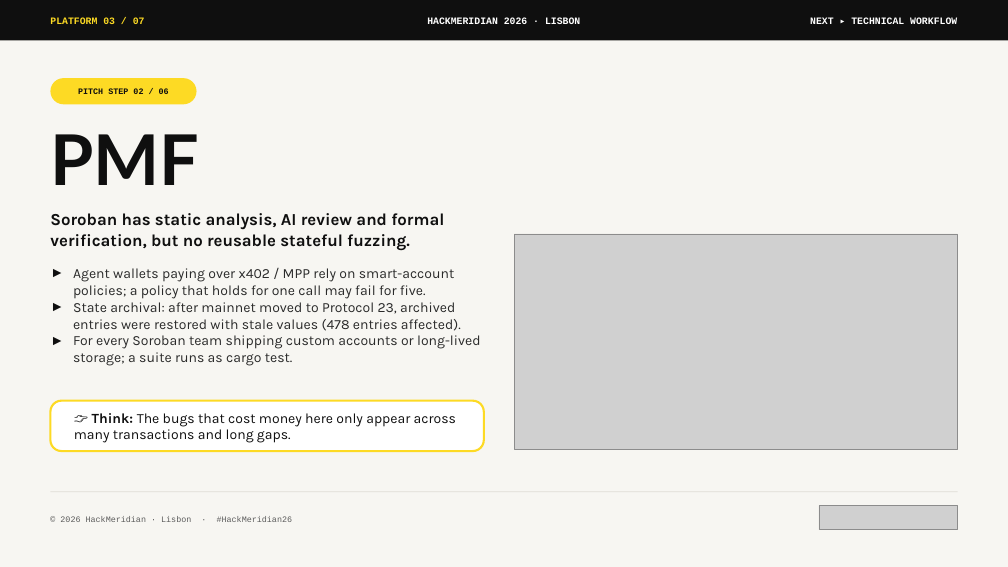
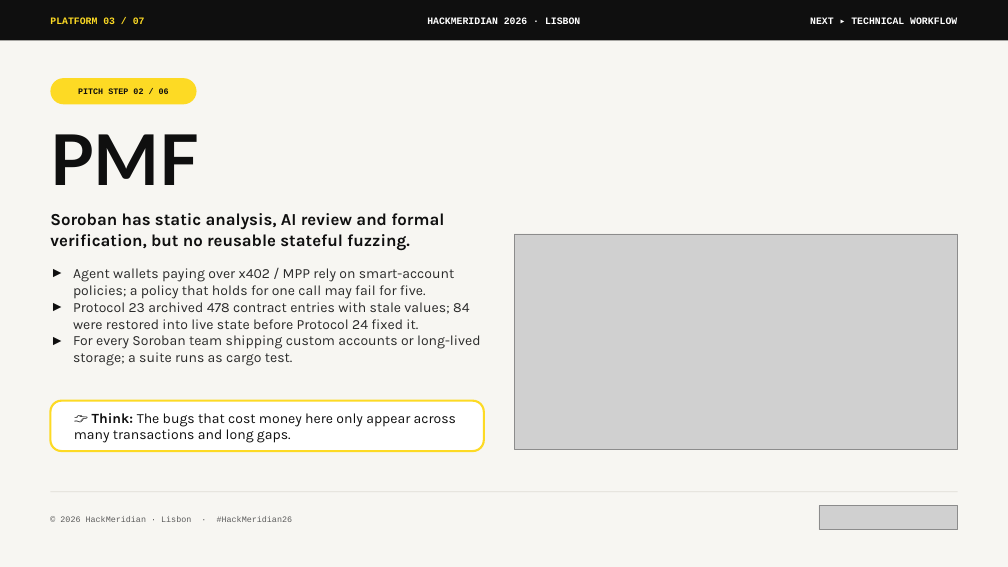
Before and after one commit to Belvast-Innovation/Breakwater, a slide deck: slide 3 of docs/deck/breakwater-pitch.pptx. Drawn at 1008x567 pixels with LibreOffice and Linux fonts; fonts in the diff are those of the drawing; grey boxes stand for pictures. Boxes give left, top, right and bottom in pixels: in the first picture for what was removed or moved away, otherwise in the second. Text is boxed around its words. In the diff, an @@ line names an element or a change of style, - is before the commit and + after.

Commit message:
docs: tighten deck findings, incident wording and testnet evidence
PMF states the Protocol 23 incident as published: 478 contract entries
archived with stale values, 84 restored into live state before
Protocol 24. ARCHITECTURE uses the same framing. Findings lists the
keep-alive and restoration-cost results as separate findings. The
Testnet slide shows only the stellar.expert summary and transfer call,
re-rendered at twice the resolution and enlarged to the full picture
height. The team slide's next steps follow the roadmap.

```diff
--- a/docs/deck/breakwater-pitch.pptx
+++ b/docs/deck/breakwater-pitch.pptx
@@ text at [73,302,469,329]: text changed @@
-► State archival: after mainnet moved to Protocol 23, archived entries were restored with stale values (478 entries affected).
+► Protocol 23 archived 478 contract entries with stale values; 84 were restored into live state before Protocol 24 fixed it.
```
Also in this commit, not shown: 3 other slides changed, 4 other files.
